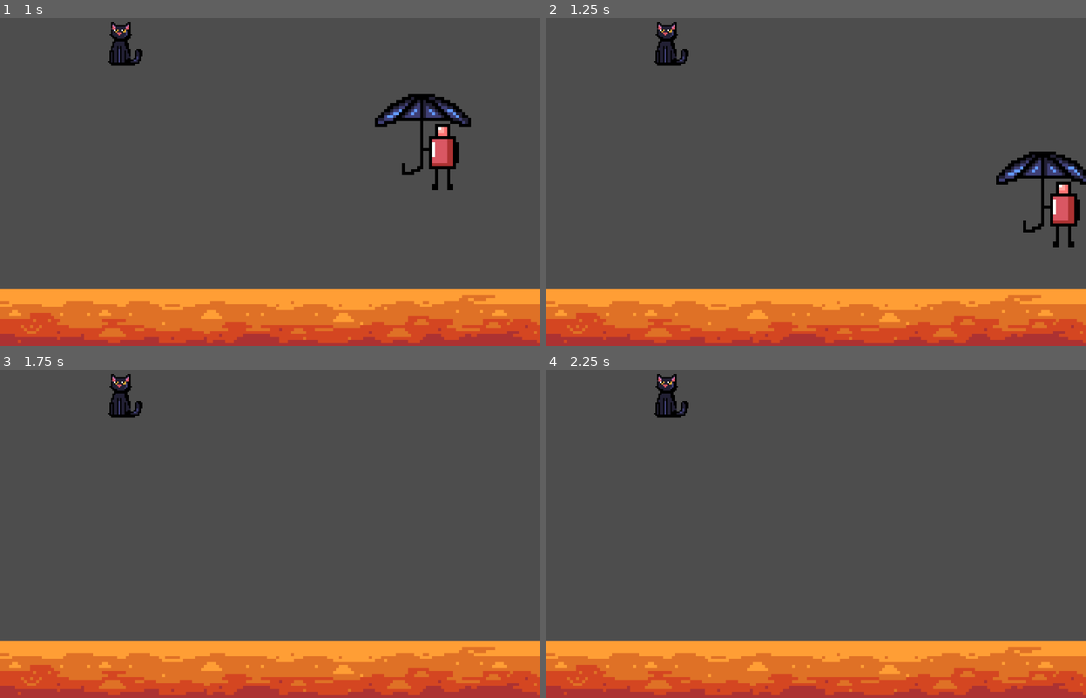
Above: before the commit, frames 1-4 (two rows, left to right).
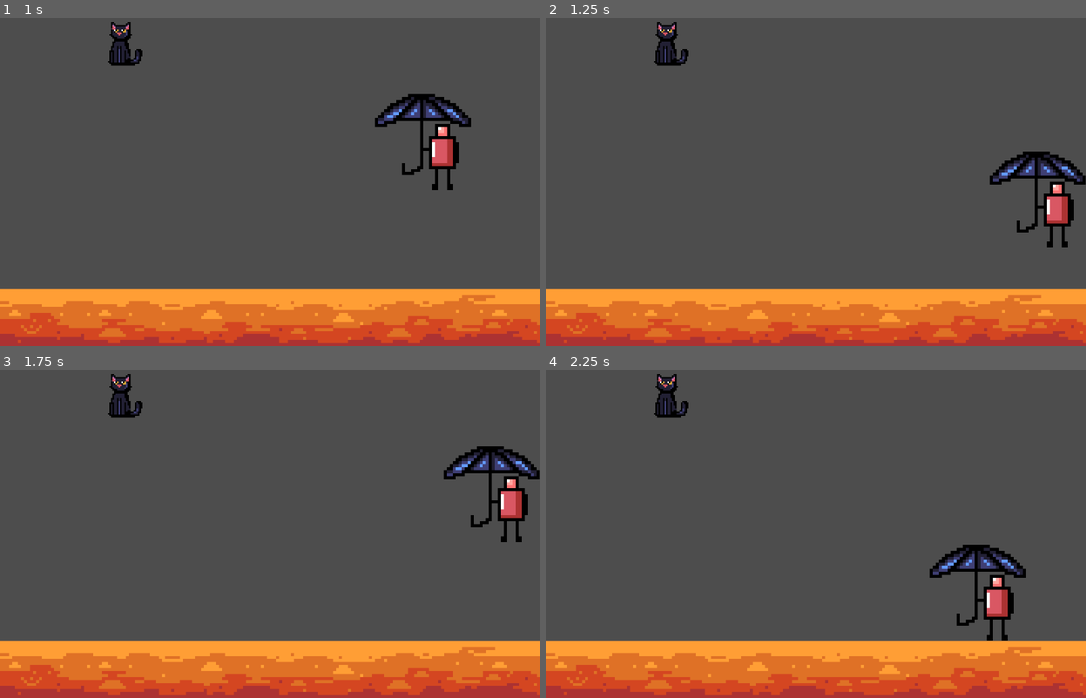
Above: after the commit, the same moments.

Repository: MY-o-o/Game
Game: Godot game, scene res://main.tscn
Same seed, same stepped clock (60 frames per second), same inputs: the game is played once before the commit and once after it.
Inputs:
- Up to frame 1 (1 s): tap Enter at 0.5 s; hold D (right) from 0.53 s (still down); tap Space (jump) at 0.77 s
- Up to frame 2 (1.25 s): keep holding D (right)
- Up to frame 3 (1.75 s): keep holding D (right); tap Space (jump) at 1.52 s
- Up to frame 4 (2.25 s): release D (right) at 2.03 s; hold A (left) from 2.03 s (still down)

Frame 1 is identical in both runs. In frame 2, 2.0% of the frame differs, in the area x 82-100%, y 40-70%; in frame 3, 2.1%, in the area x 82-100%, y 23-53%; in frame 4, 2.1%.

Commit message:
Add walls

Diff:
--- a/main.tscn
+++ b/main.tscn
@@ -8,21 +8,24 @@
 [sub_resource type="RectangleShape2D" id="RectangleShape2D_tm2a6"]
 size = Vector2(180, 19)
 
+[sub_resource type="RectangleShape2D" id="RectangleShape2D_1bvp3"]
+size = Vector2(10, 240)
+
 [node name="Node" type="Node" unique_id=1118593001]
 
-[node name="player" type="CharacterBody2D" parent="." unique_id=788137170]
+[node name="Player" type="CharacterBody2D" parent="." unique_id=788137170]
 position = Vector2(95.99999, 145)
 scale = Vector2(0.2, 0.2)
 script = ExtResource("1_0xm2m")
 metadata/_edit_group_ = true
 
-[node name="Character" type="Sprite2D" parent="player" unique_id=1041302682]
+[node name="Character" type="Sprite2D" parent="Player" unique_id=1041302682]
 texture_filter = 1
 position = Vector2(-9.1552734e-05, -6.1035156e-05)
 scale = Vector2(4.9999995, 4.9999995)
 texture = ExtResource("3_1bvp3")
 
-[node name="CollisionPolygon2D" type="CollisionPolygon2D" parent="player" unique_id=360876611]
+[node name="CollisionPolygon2D" type="CollisionPolygon2D" parent="Player" unique_id=360876611]
 position = Vector2(13.646666, -16.084219)
 polygon = PackedVector2Array(66.35329, -8.915815, 66.35329, -23.915815, 6.3532944, -63.91581, -38.6467, -63.91581, -93.6467, -23.915815, -93.6467, -8.915815, -18.646704, -8.915815, -18.646704, 61.084175, 1.3532944, 96.084175, 36.353294, 96.084175)
 
@@ -43,3 +46,13 @@
 position = Vector2(41, 79)
 scale = Vector2(0.5, 0.5)
 texture = ExtResource("4_lquwl")
+
+[node name="Walls" type="StaticBody2D" parent="." unique_id=127130116]
+
+[node name="RightWall" type="CollisionShape2D" parent="Walls" unique_id=286234244]
+position = Vector2(185, 90)
+shape = SubResource("RectangleShape2D_1bvp3")
+
+[node name="LeftWall" type="CollisionShape2D" parent="Walls" unique_id=1153685113]
+position = Vector2(-5, 90)
+shape = SubResource("RectangleShape2D_1bvp3")
